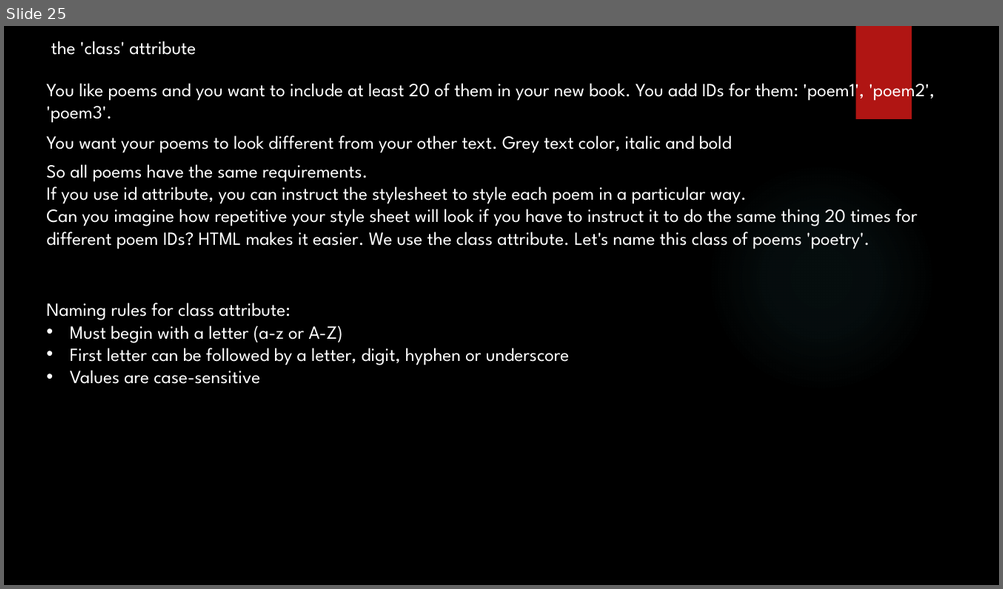
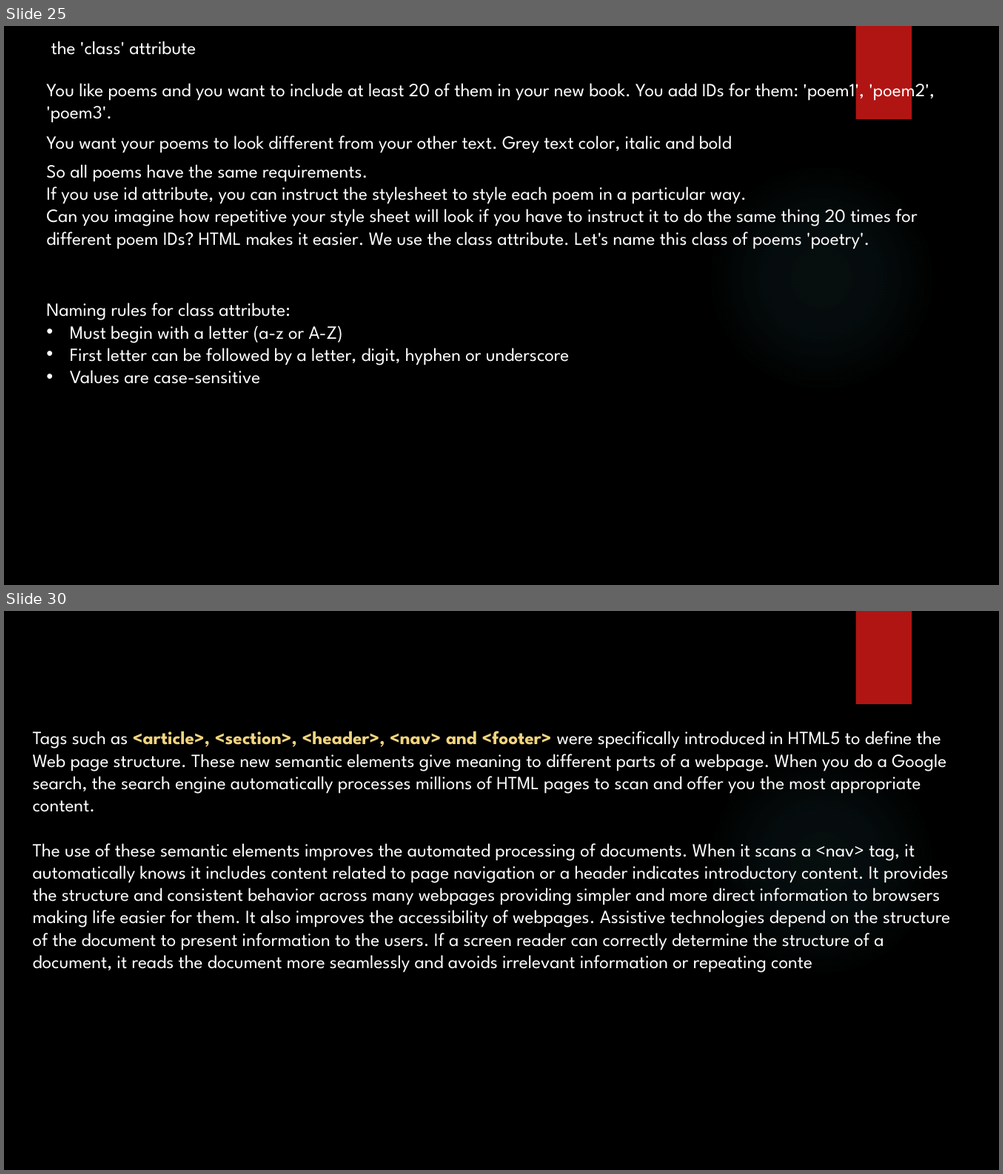
Before and after one commit to yogeshwar1996/HTML5CSS, a slide deck: Fundamentals of HTML and CSS.pptx. Shown one above the other, each under a label of ours: slide 25 before the commit, slides 25 and 30 after it; the slides between them are not shown. The pictures are 1003x589 and 1003x1174 pixels, drawn with LibreOffice and Linux fonts; fonts in the diff are those of the drawing; background and template pictures are left out. Boxes give left, top, right and bottom in pixels: in the first picture for what was removed or moved away, otherwise in the second. Text is boxed around its words. In the diff, an @@ line names an element or a change of style, - is before the commit and + after.

Commit message:
Add html files for demonstrating usage of semantic tag for giving meaning to webpage structure

```diff
--- a/Fundamentals of HTML and CSS.pptx
+++ b/Fundamentals of HTML and CSS.pptx
@@ slide 30 added at (x1=4, y1=611, x2=999, y2=1170), background picture (left out); not listed: 2 template elements that a slide beside it also shows @@
@@ text added at (x1=33, y1=731, x2=950, y2=973), 18 pt, text #FFFFFF @@
+Tags such as <article>, <section>, <header>, <nav> and <footer> were specifically introduced in HTML5 to define the Web page structure. These new semantic elements give meaning to different parts of a webpage. When you do a Google search, the search engine automatically processes millions of HTML pages to scan and offer you the most appropriate content.
+The use of these semantic elements improves the automated processing of documents. When it scans a <nav> tag, it automatically knows it includes content related to page navigation or a header indicates introductory content. It provides the structure and consistent behavior across many webpages providing simpler and more direct information to browsers making life easier for them. It also improves the accessibility of webpages. Assistive technologies depend on the structure of the document to present information to the users. If a screen reader can correctly determine the structure of a document, it reads the document more seamlessly and avoids irrelevant information or repeating conte
```
Also in this commit, not shown: 4 other slides added, 5 slides removed, 2 other files.
